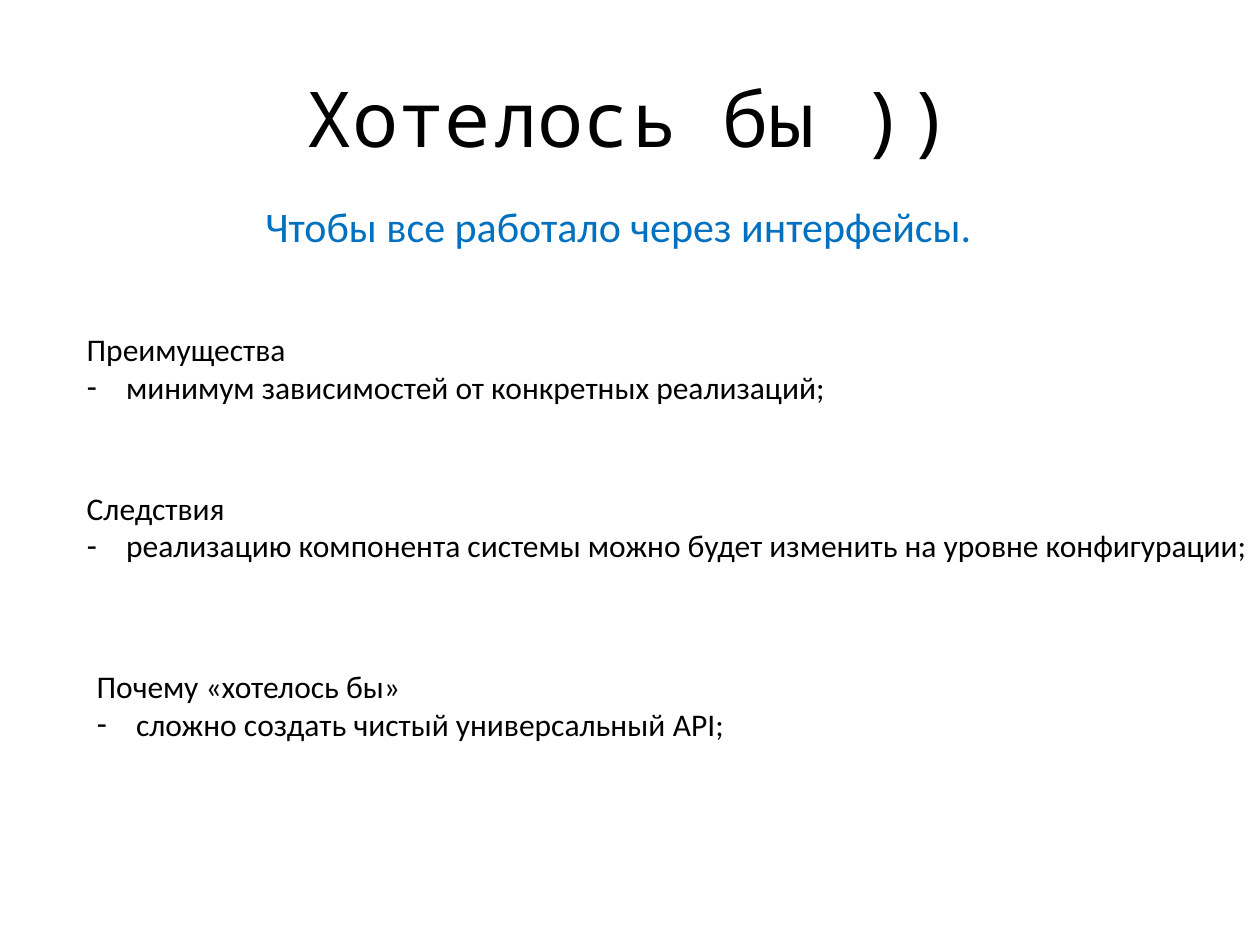
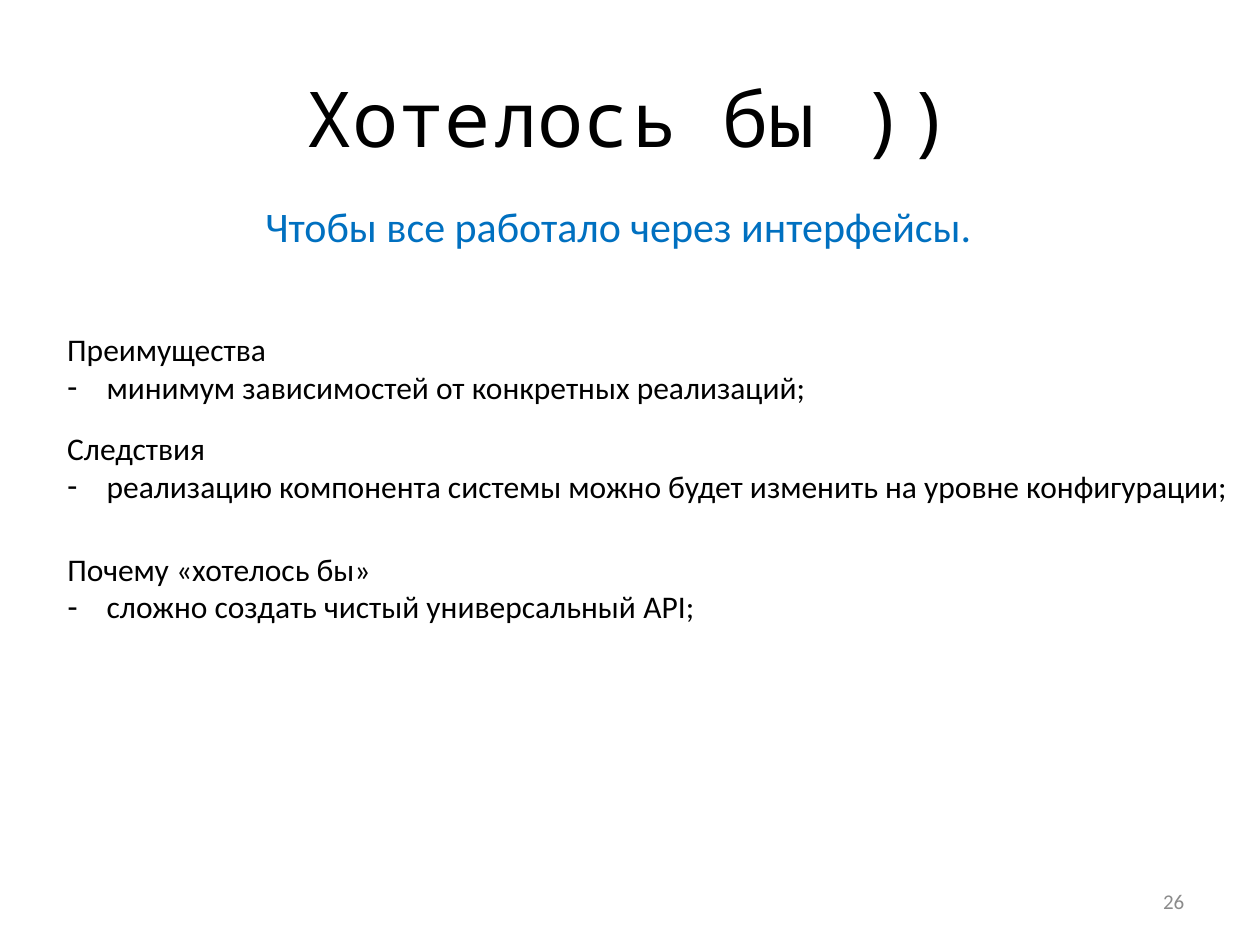
Before and after one commit to jpedraza/Health, a slide deck: slide 26 of Presentation/main.pptx (slide 19 before the commit). Drawn at 1260x945 pixels with LibreOffice and Linux fonts; fonts in the diff are those of the drawing. Boxes give left, top, right and bottom in pixels: in the first picture for what was removed or moved away, otherwise in the second. Text is boxed around its words. In the diff, an @@ line names an element or a change of style, - is before the commit and + after.

```diff
--- a/Presentation/main.pptx
+++ b/Presentation/main.pptx
@@ text "Преимущества": place and size @@
-text "Преимущества" at (87,340,824,405)
+text "Преимущества" at (67,340,805,405)
@@ text "Следствия": place and size @@
-text "Следствия" at (87,499,1246,563)
+text "Следствия" at (67,439,1226,504)
@@ text "Почему «хотелось бы»": place and size @@
-text "Почему «хотелось бы»" at (97,676,724,742)
+text "Почему «хотелось бы»" at (67,559,694,624)
@@ page number added at (1163,895,1184,909), 12 pt, text #8C8C8C @@
+26
```
Also in this commit, not shown: 31 other slides changed, 13 slides added, 1 slide removed, 4 other files.
